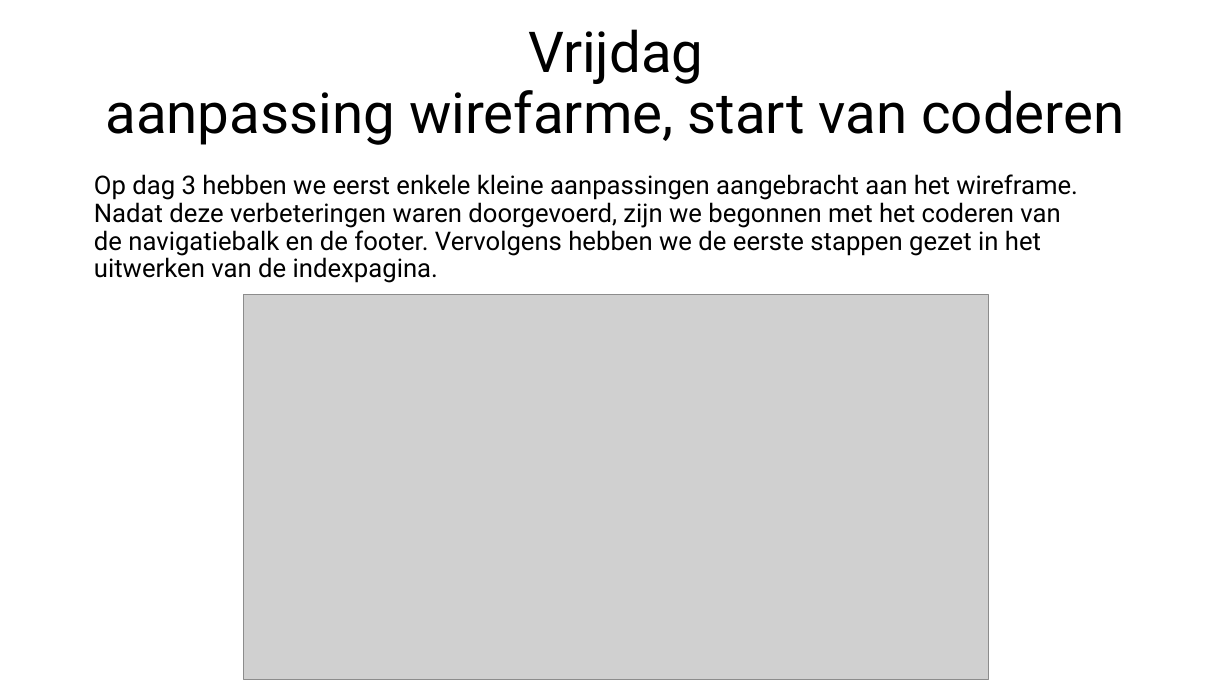
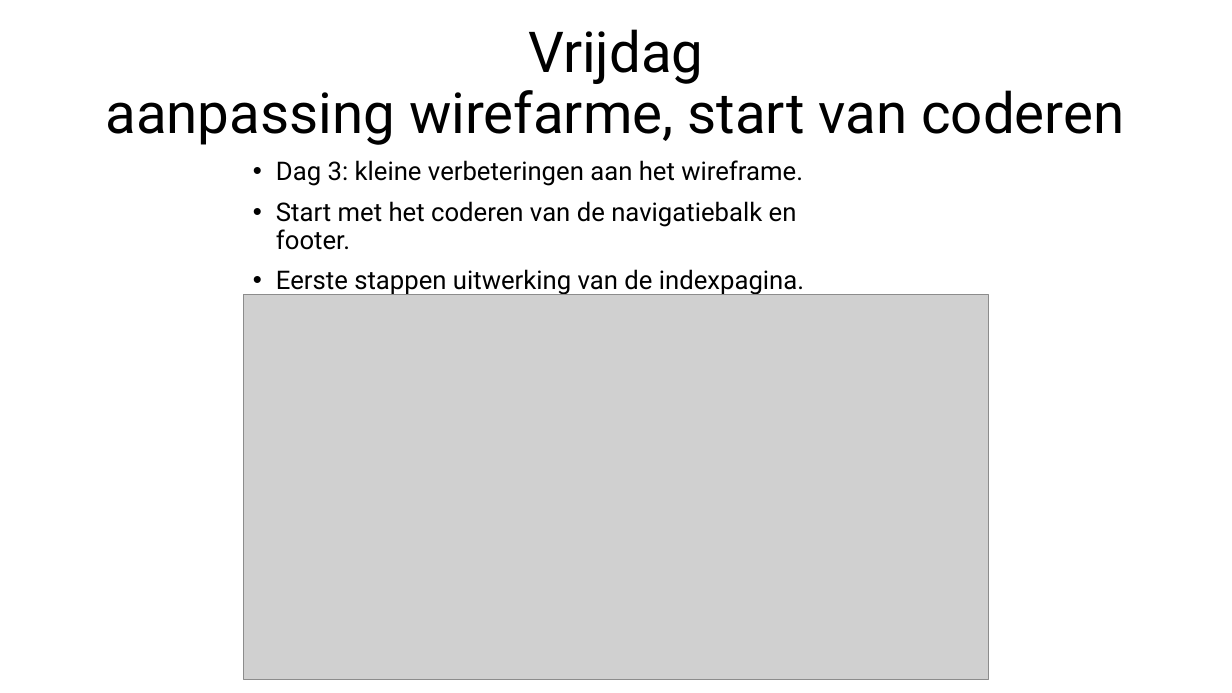
Before and after one commit to codezi-be/case, a slide deck: slide 4 of presentatie/CASE.pptx. Drawn at 1232x693 pixels with LibreOffice and Linux fonts; fonts in the diff are those of the drawing; grey boxes stand for pictures. Boxes give left, top, right and bottom in pixels: in the first picture for what was removed or moved away, otherwise in the second. Text is boxed around its words. In the diff, an @@ line names an element or a change of style, - is before the commit and + after.

Commit message:
aanpassing aan de presentatie

```diff
--- a/presentatie/CASE.pptx
+++ b/presentatie/CASE.pptx
@@ text at box(276, 160, 804, 296): text changed @@
-Op dag 3 hebben we eerst enkele kleine aanpassingen aangebracht aan het wireframe. Nadat deze verbeteringen waren doorgevoerd, zijn we begonnen met het coderen van de navigatiebalk en de footer. Vervolgens hebben we de eerste stappen gezet in het uitwerken van de indexpagina.
+• Dag 3: kleine verbeteringen aan het wireframe.
+• Start met het coderen van de navigatiebalk en footer.
+• Eerste stappen uitwerking van de indexpagina.
```
Also in this commit, not shown: 7 other slides changed.
